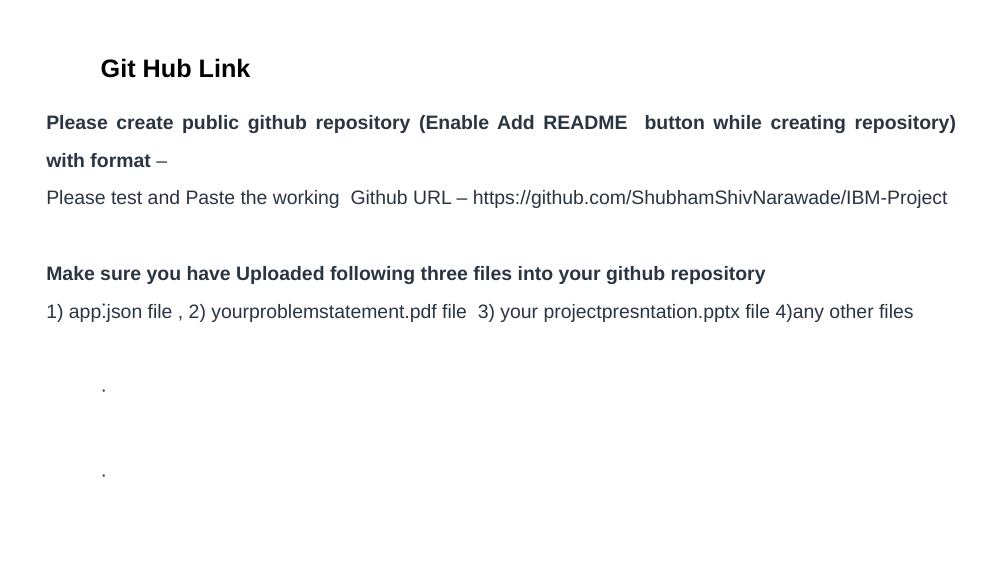
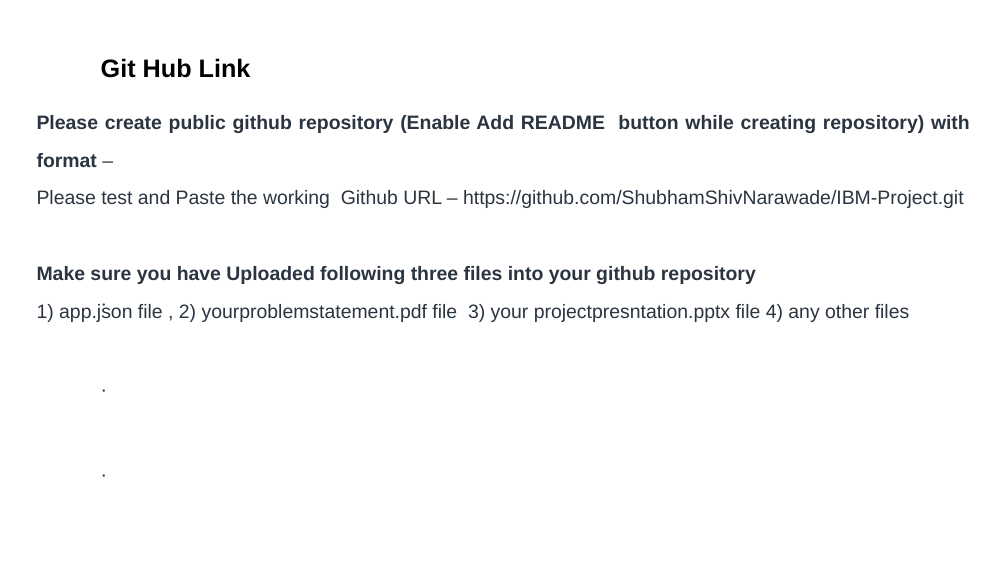
Before and after one commit to ShubhamShivNarawade/IBM-Project, a slide deck: slide 13 of Shubham Narawade.pptx. Drawn at 1008x567 pixels with LibreOffice and Linux fonts; fonts in the diff are those of the drawing. Boxes give left, top, right and bottom in pixels: in the first picture for what was removed or moved away, otherwise in the second. Text is boxed around its words. In the diff, an @@ line names an element or a change of style, - is before the commit and + after.

```diff
--- a/Shubham Narawade.pptx
+++ b/Shubham Narawade.pptx
@@ text "Please create public github repository ...": place and size @@
-text "Please create public github repository ..." at [46, 115, 956, 322]
+text "Please create public github repository ..." at [37, 115, 970, 322]
@@ text at [37, 190, 964, 322]: text changed @@
-Please test and Paste the working Github URL – https://github.com/ShubhamShivNarawade/IBM-Project
-Make sure you have Uploaded following three files into your github repository
-1) app.json file , 2) yourproblemstatement.pdf file 3) your projectpresntation.pptx file 4)any other files
+Please test and Paste the working Github URL – https://github.com/ShubhamShivNarawade/IBM-Project.git
+Make sure you have Uploaded following three files into your github repository
+1) app.json file , 2) yourproblemstatement.pdf file 3) your projectpresntation.pptx file 4) any other files
```
